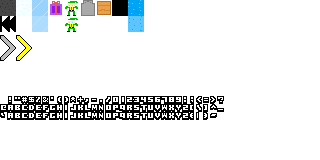
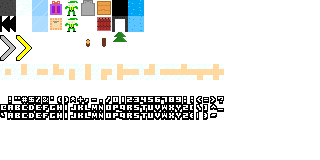
Before/after of a 320 x 160 layered artwork. What changed in the layer stack:
painted on "Layer" over [0, 16, 224, 80]
